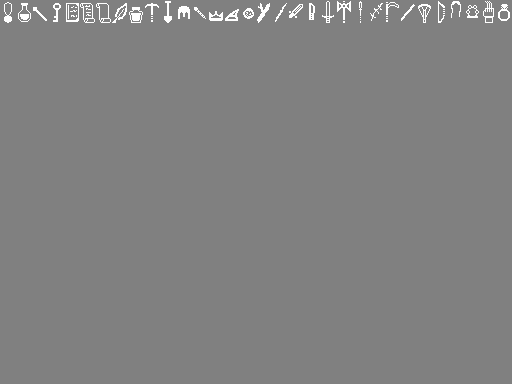
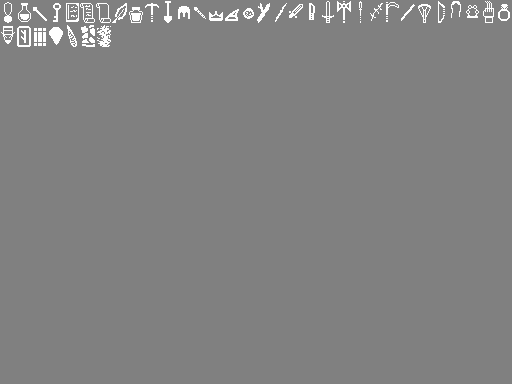
Two versions of the same layered image (512x384). Layer-by-layer changes:
painted on "Background" over (x1=1, y1=25, x2=111, y2=47)
